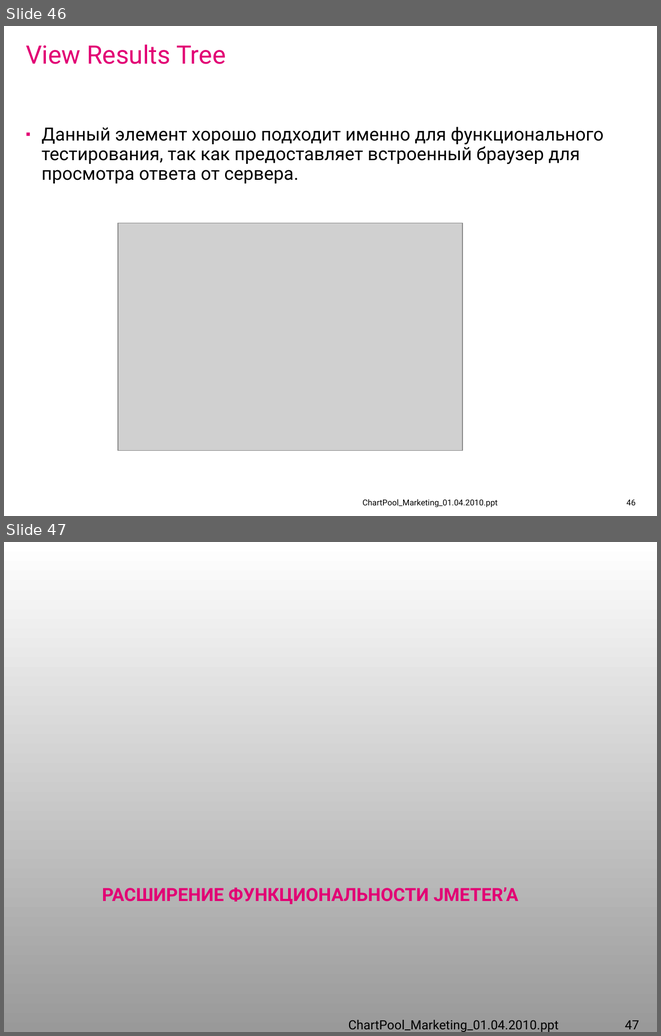
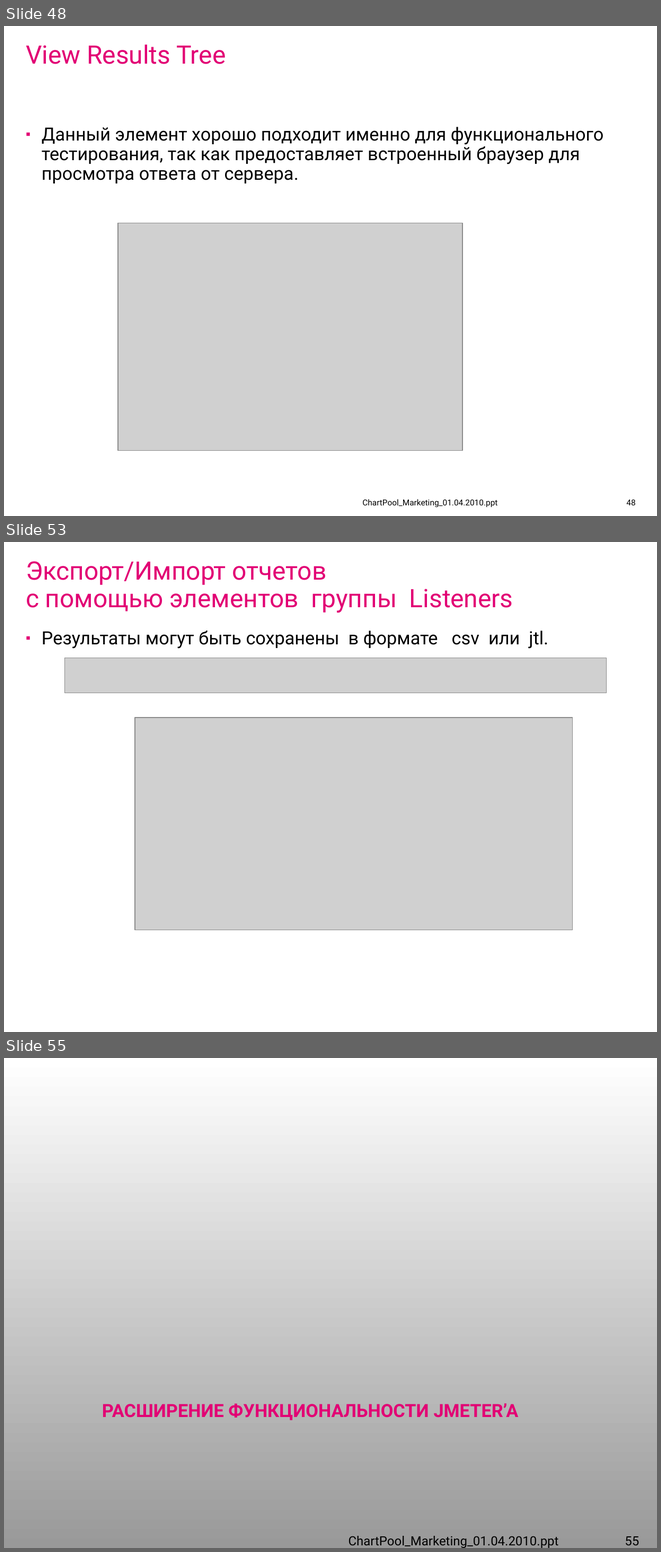
Before and after one commit to IvanCS/JMeterAvtoTestingDemo, a slide deck: documents/presentation.ppt. Shown one above the other, each under a label of ours: slides 46 and 47 before the commit, slides 48, 53 and 55 after it; the slides between them are not shown. The pictures are 661x1036 and 661x1552 pixels, drawn with LibreOffice and Linux fonts; fonts in the diff are those of the drawing; grey boxes stand for pictures; background and template pictures are left out. Boxes give left, top, right and bottom in pixels: in the first picture for what was removed or moved away, otherwise in the second. Text is boxed around its words. In the diff, an @@ line names an element or a change of style, - is before the commit and + after.

```diff
--- a/documents/presentation.ppt
+++ b/documents/presentation.ppt
@@ slide 53 added at (4, 542, 657, 1032), background #FFFFFF @@
@@ title added at (26, 561, 513, 613), 28 pt, text #E20074 @@
+Экспорт/Импорт отчетов
+с помощью элементов группы Listeners
@@ text added at (42, 631, 548, 649), 20 pt, text #000000 @@
+▪ Результаты могут быть сохранены в формате csv или jtl.
@@ picture added at (65, 658, 606, 693) @@
@@ picture added at (135, 717, 573, 930) @@
@@ what was slide 46 is now slide 48 @@
@@ page number at (626, 499, 635, 505): text changed @@
-46
+48
@@ what was slide 47 is now slide 55 @@
@@ page number at (625, 1536, 639, 1545): text changed @@
-47
+55
```
Also in this commit, not shown: 6 slides changed, 8 other slides added, 12 other files.
